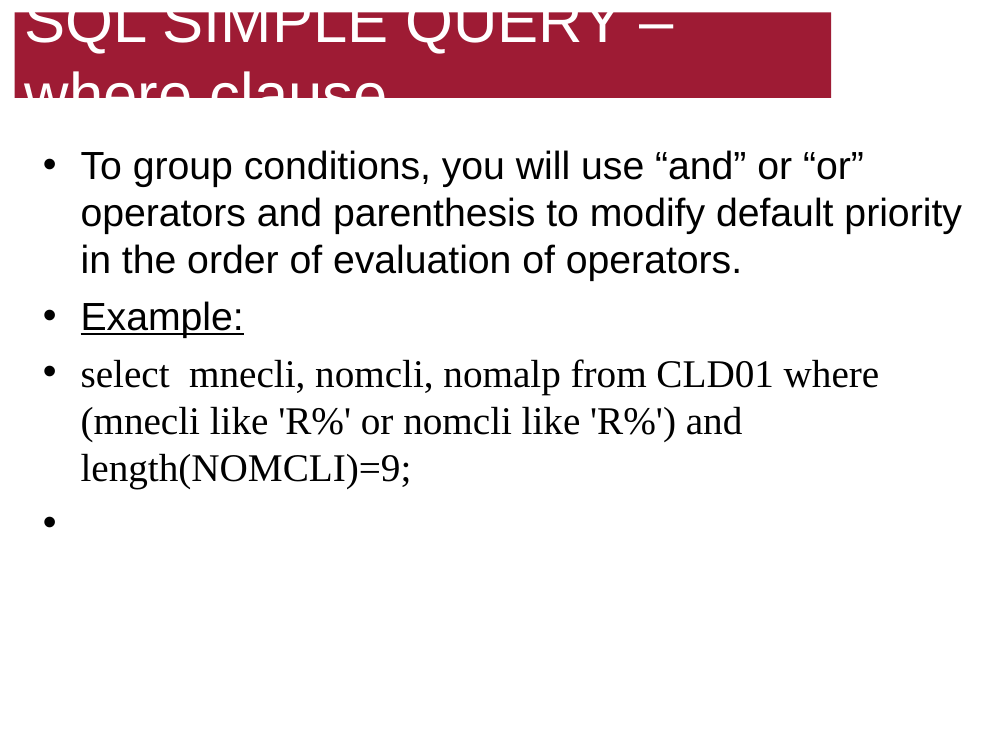
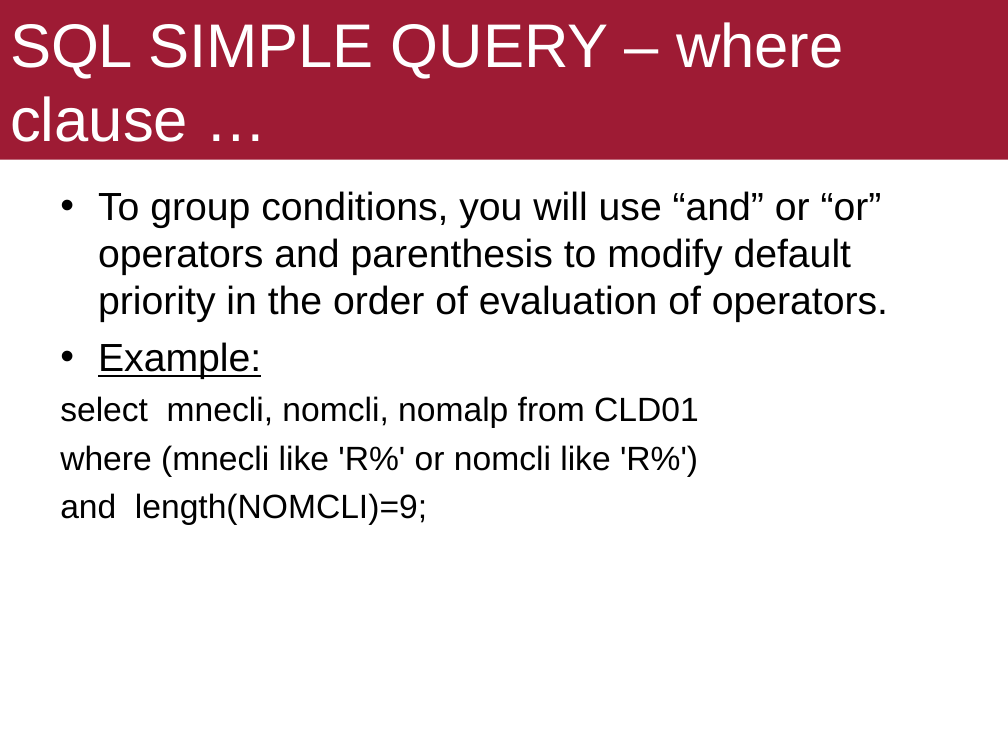
Before and after one commit to ekof-dss/teaching-samples-2021-22, a slide deck: slide 19 of presentations/05-02-sql.ppt (slide 24 before the commit). Drawn at 1008x756 pixels with LibreOffice and Linux fonts; fonts in the diff are those of the drawing. Boxes give left, top, right and bottom in pixels: in the first picture for what was removed or moved away, otherwise in the second. Text is boxed around its words. In the diff, an @@ line names an element or a change of style, - is before the commit and + after.

```diff
--- a/presentations/05-02-sql.ppt
+++ b/presentations/05-02-sql.ppt
@@ title "SQL SIMPLE QUERY – where ...": place and size @@
-title "SQL SIMPLE QUERY – where ..." at (15,12,832,98)
+title "SQL SIMPLE QUERY – where ..." at (0,0,1008,159)
@@ text "To group conditions, you will ...": place and size @@
-text "To group conditions, you will ..." at (81,150,962,488)
+text "To group conditions, you will ..." at (60,191,888,525)
@@ text at (60,396,699,525): text changed; size 28 to 24 pt; font Times New Roman to Arial @@
-• select mnecli, nomcli, nomalp from CLD01 where (mnecli like 'R%' or nomcli like 'R%') and length(NOMCLI)=9;
+select mnecli, nomcli, nomalp from CLD01
+where (mnecli like 'R%' or nomcli like 'R%')
+and length(NOMCLI)=9;
```
Also in this commit, not shown: 50 other slides changed, 1 slide added, 31 slides removed, 4 other files.
